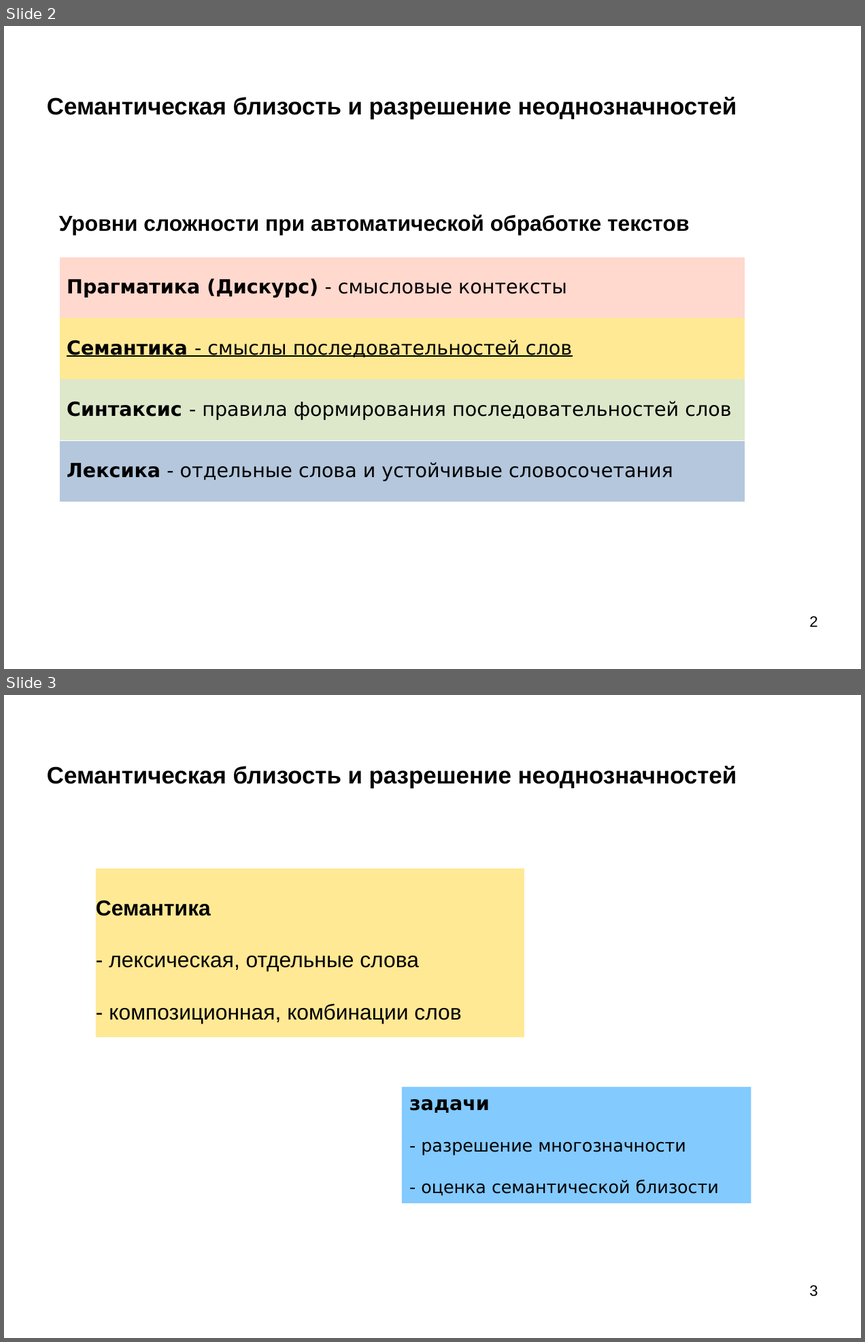
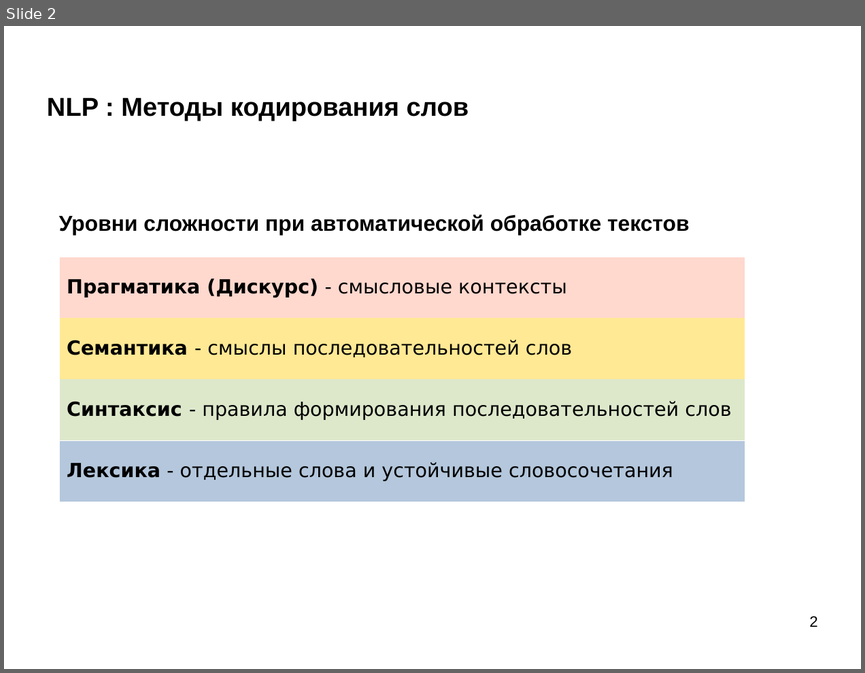
Before and after one commit to mechanoid5/ml_lectorium_legacy, a slide deck: 29-text-w2v.odp. Shown one above the other, each under a label of ours: slides 2 and 3 before the commit, slide 2 after it. The pictures are 865x1342 and 865x673 pixels, drawn with LibreOffice and Linux fonts; fonts in the diff are those of the drawing; background and template pictures are left out. Boxes give left, top, right and bottom in pixels: in the first picture for what was removed or moved away, otherwise in the second. Text is boxed around its words. In the diff, an @@ line names an element or a change of style, - is before the commit and + after.

```diff
--- a/29-text-w2v.odp
+++ b/29-text-w2v.odp
@@ slide 3 removed at box(4, 695, 861, 1338), background picture (left out) @@
@@ title removed at box(47, 766, 737, 788) @@
-Семантическая близость и разрешение неоднозначностей
@@ rectangle removed at box(96, 868, 524, 1037) @@
-Семантика
-- лексическая, отдельные слова
-- композиционная, комбинации слов
@@ rectangle removed at box(402, 1087, 751, 1204) @@
-задачи
-- разрешение многозначности
-- оценка семантической близости
@@ page number removed at box(809, 1285, 817, 1296) @@
-3
@@ slide 2 changed as well @@
@@ title at box(47, 97, 469, 121): text changed; size 22 to 24 pt @@
-Семантическая близость и разрешение неоднозначностей
+NLP : Методы кодирования слов
@@ table at box(59, 256, 745, 501) @@
@@ underline off in "Семантика - смыслы последовательностей слов" @@
```
Also in this commit, not shown: 13 other slides changed, 3 slides added, 13 other slides removed, 7 other files.
